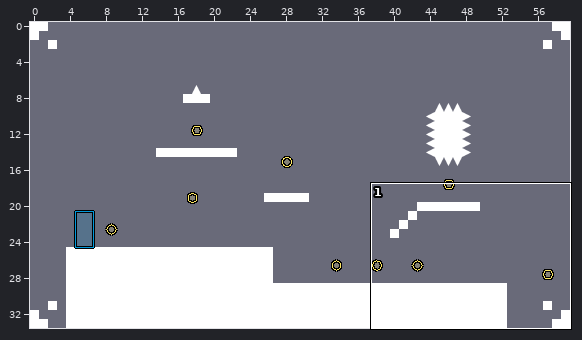
LDtk project, stored at Content/10 level.ldtk. Above: a wide view before the commit, with the close-up outlined.
Close-up. First the earlier version:
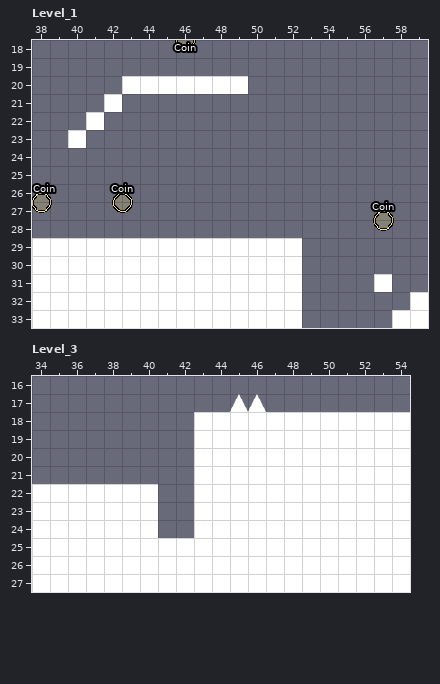
Cells are 32x32 px. Shown: Level_1 x 38..59, y 18..33; Level_3 x 34..54, y 16..27. The commit also changed other parts of the map, which this record leaves out. The old version is drawn lined up with the new one.
The result:
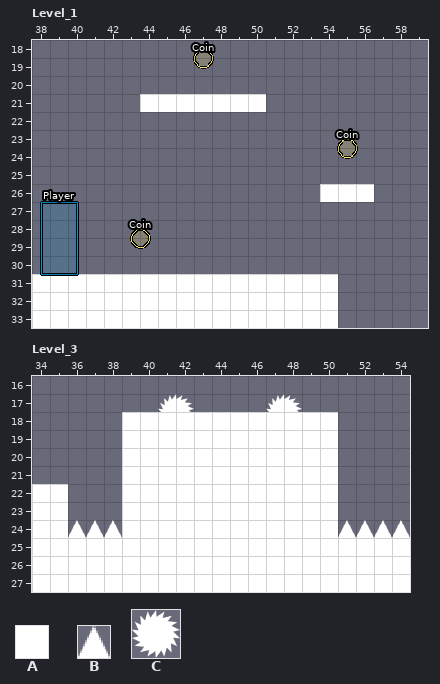
Key: from "Level": A 1 "Level", B 2 "Spike"; from "Sawblade": C 0.
_ is an empty cell.
Objects are placed by their top-left corner, in cells (3,4 is the top-left corner of cell 3,4); size is 1x1 cell unless given.
From old to new:
Level_3: map size 86x42 -> 92x34 cells (old content now starts at -2,-8; both pictures use the new coordinates)
Layer "Entities", Level_1:
changed: outside this view -> "Player" rectangle at 38.5,27 size 2x4
changed: "Coin" ellipse at 42.5,26.5 -> "Coin" ellipse at 43.5,28.5
changed: "Coin" ellipse at 46,17.5 -> "Coin" ellipse at 47,18.5
added: "Coin" ellipse at 55,23.5
removed: "Coin" ellipse at 57,27.5
removed: "Coin" ellipse at 38,26.5
Layer "Level", Level_1:
y 20: x 43..49 AAAAAAA -> _______
y 21: x 42 A -> _; x 44..50 _______ -> AAAAAAA
y 22: x 41 A -> _
y 23: x 40 A -> _
y 26: x 54..56 ___ -> AAA
y 29..30: x 38..52 AAAAAAAAAAAAAAA -> _______________
y 31: x 53..54 __ -> AA; x 57 A -> _
y 32: x 53..54 __ -> AA; x 59 A -> _
y 33: x 53..54 __ -> AA; x 58..59 AA -> __
Layer "Entities", Level_3:
added: C "Saw" at 47,17 size 2x2
added: C "Saw" at 41,17 size 2x2
Layer "Level", Level_3:
y 17: x 45..46 BB -> __
y 18..21: x 39..42 ____ -> AAAA; x 51..54 AAAA -> ____
y 22..23: x 36..38 AAA -> ___; x 41..42 __ -> AA; x 51..54 AAAA -> ____
y 24: x 36..38 AAA -> BBB; x 41..42 __ -> AA; x 51..54 AAAA -> BBBB
